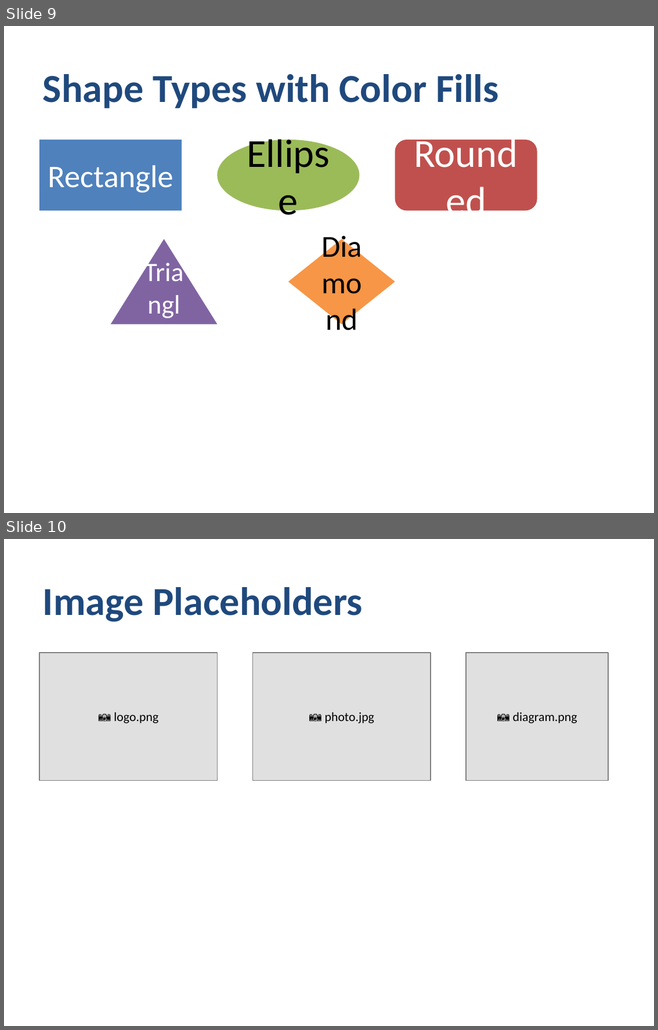
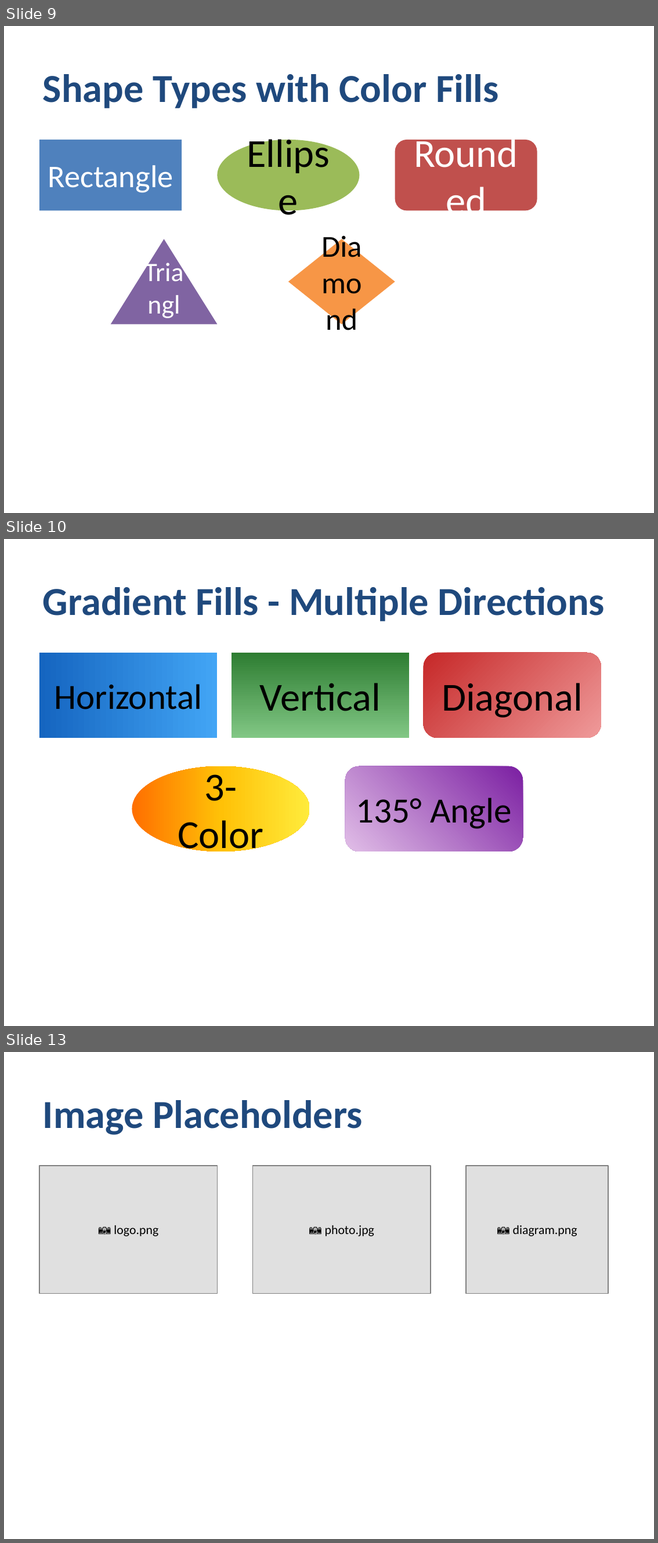
Before and after one commit to yingkitw/ppt-rs, a slide deck: comprehensive_demo.pptx. Shown one above the other, each under a label of ours: slides 9 and 10 before the commit, slides 9, 10 and 13 after it; the slides between them are not shown. The pictures are 658x1030 and 658x1543 pixels, drawn with LibreOffice and Linux fonts; fonts in the diff are those of the drawing. Boxes give left, top, right and bottom in pixels: in the first picture for what was removed or moved away, otherwise in the second. Text is boxed around its words. In the diff, an @@ line names an element or a change of style, - is before the commit and + after.

Commit message:
Add prelude module with simplified API, gradient fills, transparency, and styled connectors (v0.1.8)
- Add `prelude.rs` module with simplified API for common use cases
- Add `pptx!()` macro for quick presentation creation with fluent builder API
- Add `shape!()` macro for quick shape creation
- Add `QuickPptx` builder with `.slide()`, `.title_slide()`, `.shapes_slide()` methods
- Add unit conversion helpers: `inches()`, `cm()`, `pt()`
- Add shape builders: `shapes::rect()`, `shapes::circle()`, `shapes::text

```diff
--- a/comprehensive_demo.pptx
+++ b/comprehensive_demo.pptx
@@ slide 10 added at [4, 539, 654, 1026], background #FFFFFF @@
@@ text added at [43, 587, 604, 621], 44 pt, text #1F497D, bold @@
+Gradient Fills - Multiple Directions
@@ rectangle added at [40, 653, 217, 738], fill gradient #1565C0 to #42A5F5, 39.4 pt, text #000000 @@
+Horizontal
@@ rectangle added at [231, 653, 409, 738], fill gradient #2E7D32 to #81C784, 44 pt, text #000000 @@
+Vertical
@@ rounded rectangle added at [423, 653, 600, 738], fill gradient #C62828 to #EF9A9A, 44 pt, text #000000 @@
+Diagonal
@@ ellipse added at [132, 766, 309, 852], fill gradient #FF6F00 to #FFC107 to #FFEB3B, 44 pt, text #000000 @@
+3-Color
@@ rounded rectangle added at [345, 766, 523, 852], fill gradient #7B1FA2 to #E1BEE7, 39.4 pt, text #000000 @@
+135° Angle
@@ what was slide 10 is now slide 13 @@
```
Also in this commit, not shown: 2 other slides added, 34 other files.
